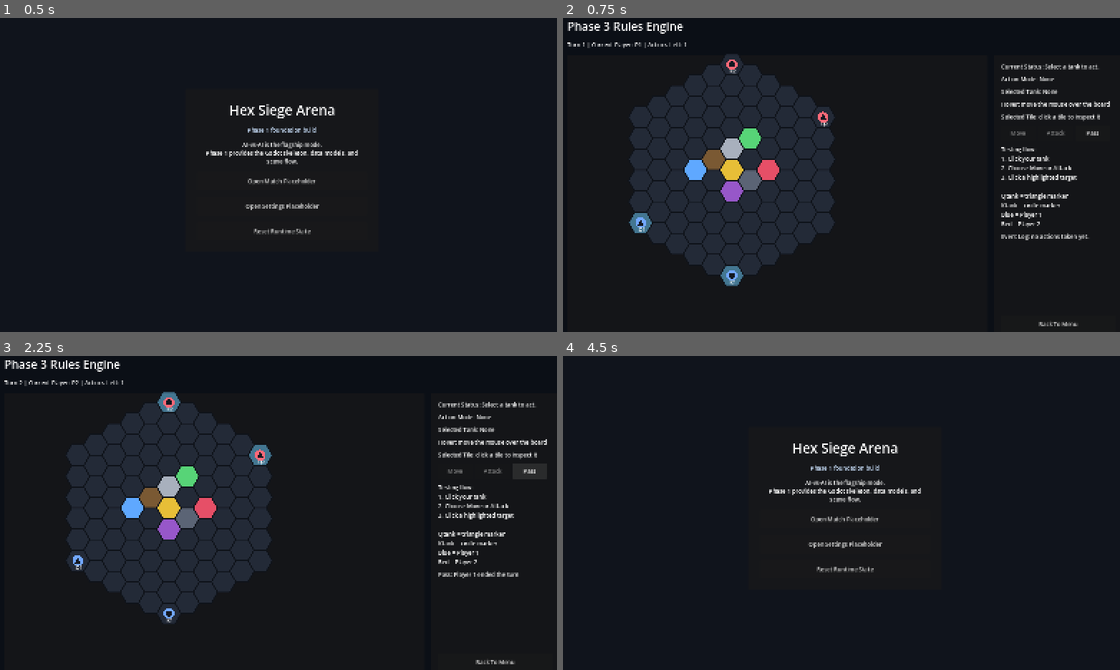
Above: before the commit, frames 1-4 (two rows, left to right).
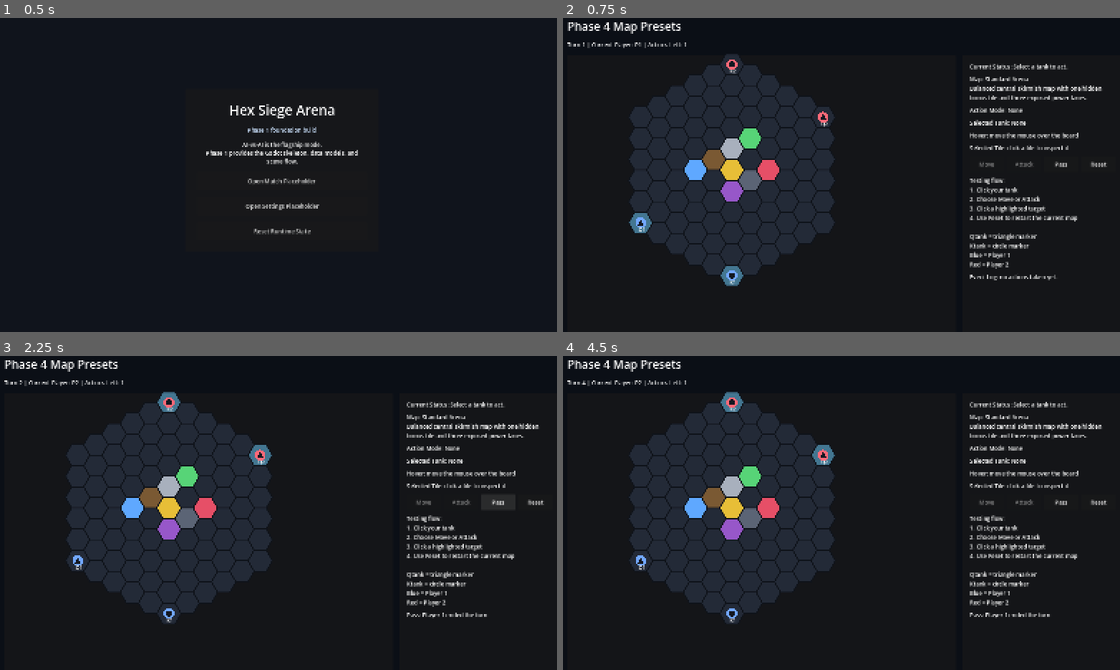
Above: after the commit, the same moments.

Repository: Arvi-Saleque/Hex-Siege-Arena
Game: Godot game, scene res://scenes/boot/boot.tscn
The game is run twice, just before and just after one commit, with the same random seed, the same clock (stepped at 60 frames per second) and the same inputs.
Inputs (mouse positions are in pixels of both pictures, inside the frame that each line leads up to):
- Up to frame 1 (0.5 s): no input
- Up to frame 2 (0.75 s): click "Open Match Placeholder" at 0.5 s
- Up to frame 3 (2.25 s): click (534, 503) at 1.25 s, where only the run after the commit has a clickable "Reset"; click "Pass" at 2 s
- Up to frame 4 (4.5 s): click "Pass" at 2.75 s; click "Pass" at 3.5 s; click (1058, 660) at 4.25 s, where only the run before the commit has a clickable "Back To Menu"

Frame 1 is identical in both runs. In frame 2, 4.5% of the frame differs, in the area x 7-99%, y 1-99%; in frame 3, 4.5%; in frame 4, 21%, in the area x 0-98%, y 1-85%.

Commit message:
phase4: add map presets and reset flow

Diff:
--- a/scripts/board/board_debug_view.gd
+++ b/scripts/board/board_debug_view.gd
@@ -28,7 +28,7 @@
 
 func _ready() -> void:
 	if game_state == null:
-		board_state.create_phase2_debug_terrain()
+		board_state.load_map_preset(MapLibrary.get_preset("standard"))
 	set_process_input(true)
 	queue_redraw()
 
--- a/scripts/board/board_state.gd
+++ b/scripts/board/board_state.gd
@@ -5,6 +5,10 @@
 
 var rings: int = DEFAULT_RINGS
 var cells: Dictionary = {}
+var map_id: String = "standard"
+var map_display_name: String = "Standard Arena"
+var map_description: String = ""
+var power_block_reveals: Dictionary = {}
 
 
 func _init(p_rings: int = DEFAULT_RINGS) -> void:
@@ -14,6 +18,7 @@
 
 func generate_empty_board() -> void:
 	cells.clear()
+	power_block_reveals.clear()
 	for coord: HexCoord in HexCoord.all_within_rings(rings):
 		var cell_type: int = GameTypes.CellType.CENTER if coord.q == 0 and coord.r == 0 else GameTypes.CellType.EMPTY
 		set_cell(CellData.new(coord, cell_type))
@@ -57,14 +62,19 @@
 		cell.set_type(cell_type)
 
 
-func create_phase2_debug_terrain() -> void:
-	set_cell_type(HexCoord.new(1, 0), GameTypes.CellType.WALL)
-	set_cell_type(HexCoord.new(-1, 0), GameTypes.CellType.BLOCK)
-	set_cell_type(HexCoord.new(0, -1), GameTypes.CellType.ARMOR_BLOCK)
-	set_cell_type(HexCoord.new(0, 1), GameTypes.CellType.POWER_BLOCK)
-	set_cell_type(HexCoord.new(2, -1), GameTypes.CellType.POWER_ATTACK)
-	set_cell_type(HexCoord.new(-2, 1), GameTypes.CellType.POWER_SHIELD)
-	set_cell_type(HexCoord.new(1, -2), GameTypes.CellType.POWER_BONUS_MOVE)
+func load_map_preset(preset: MapPreset) -> void:
+	rings = preset.rings
+	map_id = preset.map_id
+	map_display_name = preset.display_name
+	map_description = preset.description
+	generate_empty_board()
+
+	for entry: Dictionary in preset.terrain_entries:
+		var coord: HexCoord = HexCoord.from_key(entry.get("coord", "0,0"))
+		var cell_type: int = entry.get("type", GameTypes.CellType.EMPTY)
+		set_cell_type(coord, cell_type)
+		if cell_type == GameTypes.CellType.POWER_BLOCK:
+			power_block_reveals[coord.key()] = entry.get("reveal_type", GameTypes.CellType.POWER_ATTACK)
 
 
 func apply_damage(coord: HexCoord, amount: int) -> Dictionary:
@@ -78,8 +88,9 @@
 
 	var revealed_type: int = -1
 	if cell.cell_type == GameTypes.CellType.POWER_BLOCK:
-		revealed_type = GameTypes.CellType.POWER_ATTACK
+		revealed_type = power_block_reveals.get(coord.key(), GameTypes.CellType.POWER_ATTACK)
 		cell.set_type(revealed_type)
+		power_block_reveals.erase(coord.key())
 	else:
 		cell.set_type(GameTypes.CellType.EMPTY)
 
@@ -91,4 +102,8 @@
 	duplicate.cells.clear()
 	for key: String in cells.keys():
 		duplicate.cells[key] = (cells[key] as CellData).clone()
+	duplicate.map_id = map_id
+	duplicate.map_display_name = map_display_name
+	duplicate.map_description = map_description
+	duplicate.power_block_reveals = power_block_reveals.duplicate(true)
 	return duplicate
--- /dev/null
+++ b/scripts/content/map_library.gd
@@ -0,0 +1,108 @@
+class_name MapLibrary
+extends RefCounted
+
+
+static func get_preset(map_id: String) -> MapPreset:
+	match map_id:
+		"open":
+			return _build_open_preset()
+		"fortress":
+			return _build_fortress_preset()
+		_:
+			return _build_standard_preset()
+
+
+static func _build_standard_preset() -> MapPreset:
+	var terrain_entries: Array[Dictionary] = [
+		_entry("1,0", GameTypes.CellType.WALL),
+		_entry("-1,0", GameTypes.CellType.BLOCK),
+		_entry("0,-1", GameTypes.CellType.ARMOR_BLOCK),
+		_entry("0,1", GameTypes.CellType.POWER_BLOCK, GameTypes.CellType.POWER_BONUS_MOVE),
+		_entry("2,-1", GameTypes.CellType.POWER_ATTACK),
+		_entry("-2,1", GameTypes.CellType.POWER_SHIELD),
+		_entry("1,-2", GameTypes.CellType.POWER_BONUS_MOVE),
+	]
+	var spawns: Dictionary = {
+		1: {
+			GameTypes.TankType.QTANK: "-5,5",
+			GameTypes.TankType.KTANK: "0,5",
+		},
+		2: {
+			GameTypes.TankType.QTANK: "5,-5",
+			GameTypes.TankType.KTANK: "0,-5",
+		},
+	}
+	return MapPreset.new(
+		"standard",
+		"Standard Arena",
+		"Balanced central skirmish map with one hidden bonus tile and three exposed power lanes.",
+		5,
+		terrain_entries,
+		spawns
+	)
+
+
+static func _build_open_preset() -> MapPreset:
+	var terrain_entries: Array[Dictionary] = [
+		_entry("-1,1", GameTypes.CellType.POWER_BLOCK, GameTypes.CellType.POWER_ATTACK),
+		_entry("1,-1", GameTypes.CellType.POWER_BLOCK, GameTypes.CellType.POWER_SHIELD),
+		_entry("0,2", GameTypes.CellType.POWER_BONUS_MOVE),
+		_entry("0,-2", GameTypes.CellType.POWER_BONUS_MOVE),
+	]
+	var spawns: Dictionary = {
+		1: {
+			GameTypes.TankType.QTANK: "-5,5",
+			GameTypes.TankType.KTANK: "-1,5",
+		},
+		2: {
+			GameTypes.TankType.QTANK: "5,-5",
+			GameTypes.TankType.KTANK: "1,-5",
+		},
+	}
+	return MapPreset.new(
+		"open",
+		"Open Arena",
+		"Low-obstacle test map for AI benchmarking and movement-heavy matches.",
+		5,
+		terrain_entries,
+		spawns
+	)
+
+
+static func _build_fortress_preset() -> MapPreset:
+	var terrain_entries: Array[Dictionary] = [
+		_entry("-2,0", GameTypes.CellType.WALL),
+		_entry("-1,0", GameTypes.CellType.BLOCK),
+		_entry("-1,1", GameTypes.CellType.ARMOR_BLOCK),
+		_entry("1,-1", GameTypes.CellType.ARMOR_BLOCK),
+		_entry("1,0", GameTypes.CellType.BLOCK),
+		_entry("2,0", GameTypes.CellType.WALL),
+		_entry("0,2", GameTypes.CellType.POWER_BLOCK, GameTypes.CellType.POWER_ATTACK),
+		_entry("0,-2", GameTypes.CellType.POWER_BLOCK, GameTypes.CellType.POWER_SHIELD),
+	]
+	var spawns: Dictionary = {
+		1: {
+			GameTypes.TankType.QTANK: "-4,5",
+			GameTypes.TankType.KTANK: "0,5",
+		},
+		2: {
+			GameTypes.TankType.QTANK: "4,-5",
+			GameTypes.TankType.KTANK: "0,-5",
+		},
+	}
+	return MapPreset.new(
+		"fortress",
+		"Fortress Arena",
+		"Obstacle-heavy map with tighter central approach lanes and delayed power reveals.",
+		5,
+		terrain_entries,
+		spawns
+	)
+
+
+static func _entry(coord_key: String, cell_type: int, reveal_type: int = -1) -> Dictionary:
+	return {
+		"coord": coord_key,
+		"type": cell_type,
+		"reveal_type": reveal_type,
+	}
--- /dev/null
+++ b/scripts/content/map_preset.gd
@@ -0,0 +1,33 @@
+class_name MapPreset
+extends Resource
+
+var map_id: String = "standard"
+var display_name: String = "Standard"
+var description: String = ""
+var rings: int = 5
+var terrain_entries: Array[Dictionary] = []
+var spawn_points: Dictionary = {}
+
+
+func _init(
+	p_map_id: String = "standard",
+	p_display_name: String = "Standard",
+	p_description: String = "",
+	p_rings: int = 5,
+	p_terrain_entries: Array[Dictionary] = [],
+	p_spawn_points: Dictionary = {}
+) -> void:
+	map_id = p_map_id
+	display_name = p_display_name
+	description = p_description
+	rings = p_rings
+	terrain_entries = p_terrain_entries.duplicate(true)
+	spawn_points = p_spawn_points.duplicate(true)
+
+
+func get_spawn_coord(player_id: int, tank_type: int) -> HexCoord:
+	var player_spawns: Dictionary = spawn_points.get(player_id, {})
+	var coord_key: String = player_spawns.get(tank_type, "")
+	if coord_key == "":
+		return null
+	return HexCoord.from_key(coord_key)
--- a/scripts/core/app_state.gd
+++ b/scripts/core/app_state.gd
@@ -4,8 +4,8 @@
 const DEFAULT_MENU_SCENE := "res://scenes/menu/main_menu.tscn"
 const DEFAULT_SETTINGS_SCENE := "res://scenes/settings/settings_root.tscn"
 
-var project_phase: int = 1
-var build_label: String = "phase1-foundation"
+var project_phase: int = 4
+var build_label: String = "phase4-map-content"
 var current_match_config: MatchConfig = MatchConfig.new()
 var current_replay: ReplayRecord = ReplayRecord.new()
 var last_action_explanation: ActionExplanation = ActionExplanation.new()
--- a/scripts/core/game_state.gd
+++ b/scripts/core/game_state.gd
@@ -11,32 +11,44 @@
 var max_turns: int = 80
 var last_events: Array[GameEvent] = []
 var repetition_counts: Dictionary = {}
+var map_preset: MapPreset
 
 
 func _init(config: MatchConfig = null) -> void:
 	var match_config: MatchConfig = config if config != null else MatchConfig.new()
-	board = BoardState.new(match_config.board_rings)
-	board.create_phase2_debug_terrain()
+	map_preset = MapLibrary.get_preset(match_config.map_id)
+	board = BoardState.new(map_preset.rings)
+	board.load_map_preset(map_preset)
 	max_turns = match_config.max_turns
-	_setup_default_tanks()
+	_setup_tanks_from_preset()
 	_register_state_hash()
 
 
-func _setup_default_tanks() -> void:
+func _setup_tanks_from_preset() -> void:
 	tanks.clear()
-	_add_tank(TankData.create_default_qtank(1, HexCoord.new(-5, 5)))
-	_add_tank(TankData.create_default_ktank(1, HexCoord.new(0, 5)))
-	_add_tank(TankData.create_default_qtank(2, HexCoord.new(5, -5)))
-	_add_tank(TankData.create_default_ktank(2, HexCoord.new(0, -5)))
+	_add_tank(TankData.create_default_qtank(1, _spawn_coord_for(1, GameTypes.TankType.QTANK)))
+	_add_tank(TankData.create_default_ktank(1, _spawn_coord_for(1, GameTypes.TankType.KTANK)))
+	_add_tank(TankData.create_default_qtank(2, _spawn_coord_for(2, GameTypes.TankType.QTANK)))
+	_add_tank(TankData.create_default_ktank(2, _spawn_coord_for(2, GameTypes.TankType.KTANK)))
 
 
 func _add_tank(tank: TankData) -> void:
 	tanks[tank.actor_id()] = tank
+
+
+func _spawn_coord_for(player_id: int, tank_type: int) -> HexCoord:
+	var spawn_coord: HexCoord = map_preset.get_spawn_coord(player_id, tank_type)
+	if spawn_coord != null:
+		return spawn_coord
+	if player_id == 1:
+		return HexCoord.new(-5, 5) if tank_type == GameTypes.TankType.QTANK else HexCoord.new(0, 5)
+	return HexCoord.new(5, -5) if tank_type == GameTypes.TankType.QTANK else HexCoord.new(0, -5)
 
 
 func clone() -> GameState:
 	var duplicate: GameState = GameState.new()
 	duplicate.board = board.clone()
+	duplicate.map_preset = map_preset
 	duplicate.tanks.clear()
 	for actor_id: String in tanks.keys():
 		duplicate.tanks[actor_id] = (tanks[actor_id] as TankData).clone()
--- a/scripts/ui/match_root.gd
+++ b/scripts/ui/match_root.gd
@@ -10,16 +10,18 @@
 var _status_label: Label
 var _mode_label: Label
 var _selected_actor_label: Label
+var _map_label: Label
 var _event_log: RichTextLabel
 var _move_button: Button
 var _attack_button: Button
 var _pass_button: Button
+var _reset_button: Button
 var _action_mode: String = ""
 var _selected_actor_id: String = ""
 
 
 func _ready() -> void:
-	_game_state = GameState.new(AppState.current_match_config)
+	_reset_match()
 	_build_layout()
 	_refresh_view()
 
@@ -43,7 +45,7 @@
 	root_margin.add_child(layout)
 
 	var title = Label.new()
-	title.text = "Phase 3 Rules Engine"
+	title.text = "Phase 4 Map Presets"
 	title.add_theme_font_size_override("font_size", 32)
 	layout.add_child(title)
 
@@ -95,6 +97,10 @@
 	_status_label.autowrap_mode = TextServer.AUTOWRAP_WORD_SMART
 	sidebar_layout.add_child(_status_label)
 
+	_map_label = Label.new()
+	_map_label.autowrap_mode = TextServer.AUTOWRAP_WORD_SMART
+	sidebar_layout.add_child(_map_label)
+
 	_mode_label = Label.new()
 	sidebar_layout.add_child(_mode_label)
 
@@ -134,8 +140,14 @@
 	_pass_button.pressed.connect(_on_pass_pressed)
 	action_row.add_child(_pass_button)
 
+	_reset_button = Button.new()
+	_reset_button.text = "Reset"
+	_reset_button.custom_minimum_size = Vector2(96, 44)
+	_reset_button.pressed.connect(_on_reset_pressed)
+	action_row.add_child(_reset_button)
+
 	var legend = Label.new()
-	legend.text = "Testing flow:\n1. Click your tank\n2. Choose Move or Attack\n3. Click a highlighted target\n\nQtank = triangle marker\nKtank = circle marker\nBlue = Player 1\nRed = Player 2"
+	legend.text = "Testing flow:\n1. Click your tank\n2. Choose Move or Attack\n3. Click a highlighted target\n4. Use Reset to restart the current map\n\nQtank = triangle marker\nKtank = circle marker\nBlue = Player 1\nRed = Player 2"
 	legend.autowrap_mode = TextServer.AUTOWRAP_WORD_SMART
 	sidebar_layout.add_child(legend)
 
@@ -159,6 +171,7 @@
 		_game_state.current_player,
 		_game_state.actions_remaining_in_turn,
 	]
+	_map_label.text = "Map: %s\n%s" % [_game_state.board.map_display_name, _game_state.board.map_description]
 
 	if _game_state.game_over:
 		_status_label.text = "Game Over: %s" % (_winner_label())
@@ -213,7 +226,11 @@
 		"hit_tank":
 			return "Hit Tank: %s took %s at %s" % [event_item.payload.get("target", ""), event_item.payload.get("damage", 0), event_item.payload.get("coord", "")]
 		"hit_cell":
-			return "Hit Cell: %s dmg=%s destroyed=%s" % [event_item.payload.get("coord", ""), event_item.payload.get("damage", 0), event_item.payload.get("destroyed", false)]
+			var reveal_text: String = ""
+			var revealed_type: int = event_item.payload.get("revealed_type", -1)
+			if revealed_type != -1:
+				reveal_text = " reveal=%s" % _cell_type_label(revealed_type)
+			return "Hit Cell: %s dmg=%s destroyed=%s%s" % [event_item.payload.get("coord", ""), event_item.payload.get("damage", 0), event_item.payload.get("destroyed", false), reveal_text]
 		"power_up":
 			return "Power-Up: %s gained %s" % [event_item.payload.get("actor_id", ""), event_item.payload.get("buff", "")]
 		"extra_action_granted":
@@ -241,6 +258,7 @@
 	_move_button.disabled = not can_act
 	_attack_button.disabled = not can_act
 	_pass_button.disabled = _game_state.game_over
+	_reset_button.disabled = false
 
 
 func _on_board_cell_clicked(coord_key: String) -> void:
@@ -307,6 +325,17 @@
 	_action_mode = ""
 	_selected_actor_id = ""
 	_refresh_view()
+
+
+func _on_reset_pressed() -> void:
+	_reset_match()
+	_refresh_view()
+
+
+func _reset_match() -> void:
+	_game_state = GameState.new(AppState.current_match_config.clone())
+	_action_mode = ""
+	_selected_actor_id = ""
 
 
 func _winner_label() -> String:
@@ -335,3 +364,27 @@
 
 func _on_selected_summary_changed(summary: String) -> void:
 	_selected_label.text = "Selected Tile: %s" % summary
+
+
+func _cell_type_label(cell_type: int) -> String:
+	match cell_type:
+		GameTypes.CellType.EMPTY:
+			return "Empty"
+		GameTypes.CellType.CENTER:
+			return "Center"
+		GameTypes.CellType.WALL:
+			return "Wall"
+		GameTypes.CellType.BLOCK:
+			return "Block"
+		GameTypes.CellType.ARMOR_BLOCK:
+			return "Armor Block"
+		GameTypes.CellType.POWER_BLOCK:
+			return "Power Block"
+		GameTypes.CellType.POWER_ATTACK:
+			return "Power Attack"
+		GameTypes.CellType.POWER_SHIELD:
+			return "Power Shield"
+		GameTypes.CellType.POWER_BONUS_MOVE:
+			return "Power Bonus Move"
+		_:
+			return "Unknown"
Not shown, changed: update.md
